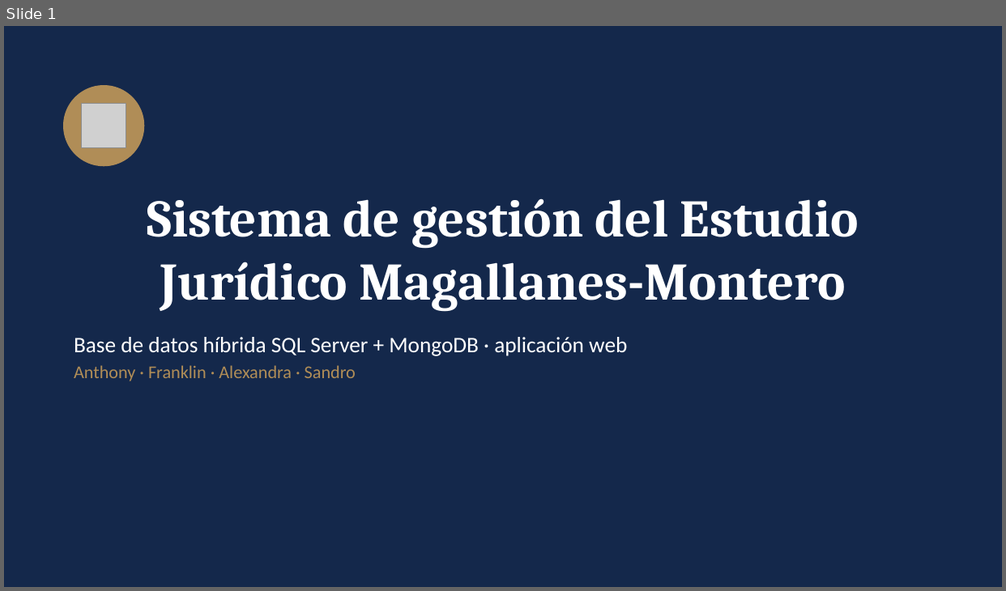
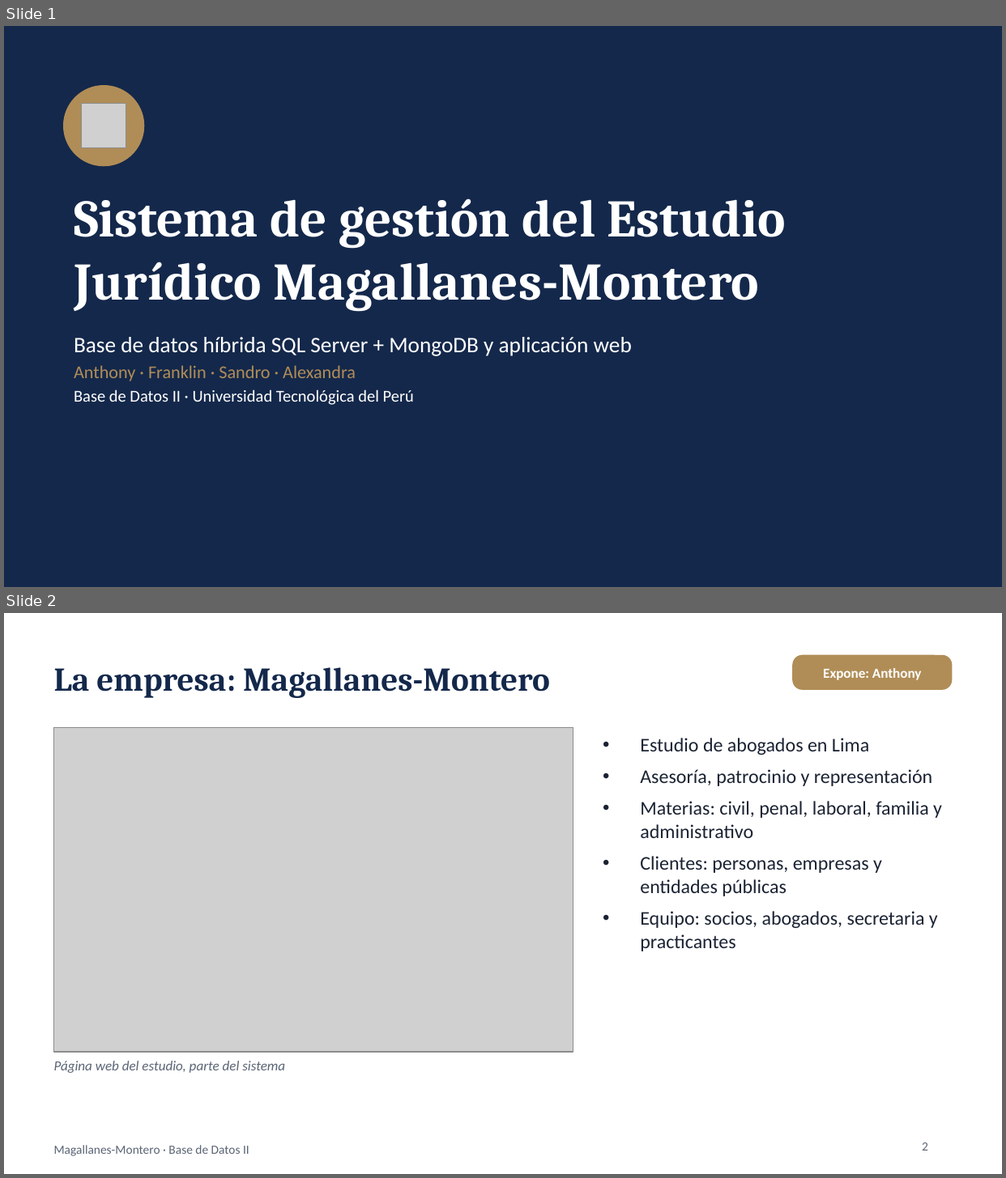
Before and after one commit to alexandra585/Proyecto_Estudio_Juridico, a slide deck: 4_Informe/Presentacion_Sustentacion_Magallanes_Montero.pptx. Shown one above the other, each under a label of ours: slide 1 before the commit, slides 1 and 2 after it. The pictures are 1006x591 and 1006x1178 pixels, drawn with LibreOffice and Linux fonts; fonts in the diff are those of the drawing; grey boxes stand for pictures. Boxes give left, top, right and bottom in pixels: in the first picture for what was removed or moved away, otherwise in the second. Text is boxed around its words. In the diff, an @@ line names an element or a change of style, - is before the commit and + after.

```diff
--- a/4_Informe/Presentacion_Sustentacion_Magallanes_Montero.pptx
+++ b/4_Informe/Presentacion_Sustentacion_Magallanes_Montero.pptx
@@ slide 2 added at bbox=[4, 613, 1002, 1174], background #FFFFFF @@
@@ rounded rectangle added at bbox=[792, 655, 952, 690], fill #B08D57, 10 pt, text #FFFFFF, bold @@
+Expone: Anthony
@@ title added at bbox=[54, 667, 550, 698], 24 pt, text #14284B, bold @@
+La empresa: Magallanes-Montero
@@ picture added at bbox=[54, 728, 573, 1052] @@
@@ text added at bbox=[640, 738, 942, 952], 14 pt, text #1B2333 @@
+• Estudio de abogados en Lima
+• Asesoría, patrocinio y representación
+• Materias: civil, penal, laboral, familia y administrativo
+• Clientes: personas, empresas y entidades públicas
+• Equipo: socios, abogados, secretaria y practicantes
@@ text added at bbox=[54, 1061, 285, 1073], 10 pt, text #5B6575, italic @@
+Página web del estudio, parte del sistema
@@ text added at bbox=[54, 1145, 249, 1157], 9 pt, text #5B6575 @@
+Magallanes-Montero · Base de Datos II
@@ page number added at bbox=[922, 1143, 928, 1151], 9 pt, text #5B6575 @@
+2
@@ slide 1 changed as well @@
@@ title "Sistema de gestión del Estudio ..." at bbox=[74, 199, 786, 312]: alignment centre to left @@
@@ text at bbox=[74, 337, 632, 405]: text changed @@
-Base de datos híbrida SQL Server + MongoDB · aplicación web
-Anthony · Franklin · Alexandra · Sandro
+Base de datos híbrida SQL Server + MongoDB y aplicación web
+Anthony · Franklin · Sandro · Alexandra
+Base de Datos II · Universidad Tecnológica del Perú
```
Also in this commit, not shown: 5 other slides changed, 12 other slides added, 9 slides removed, 1 other file.
